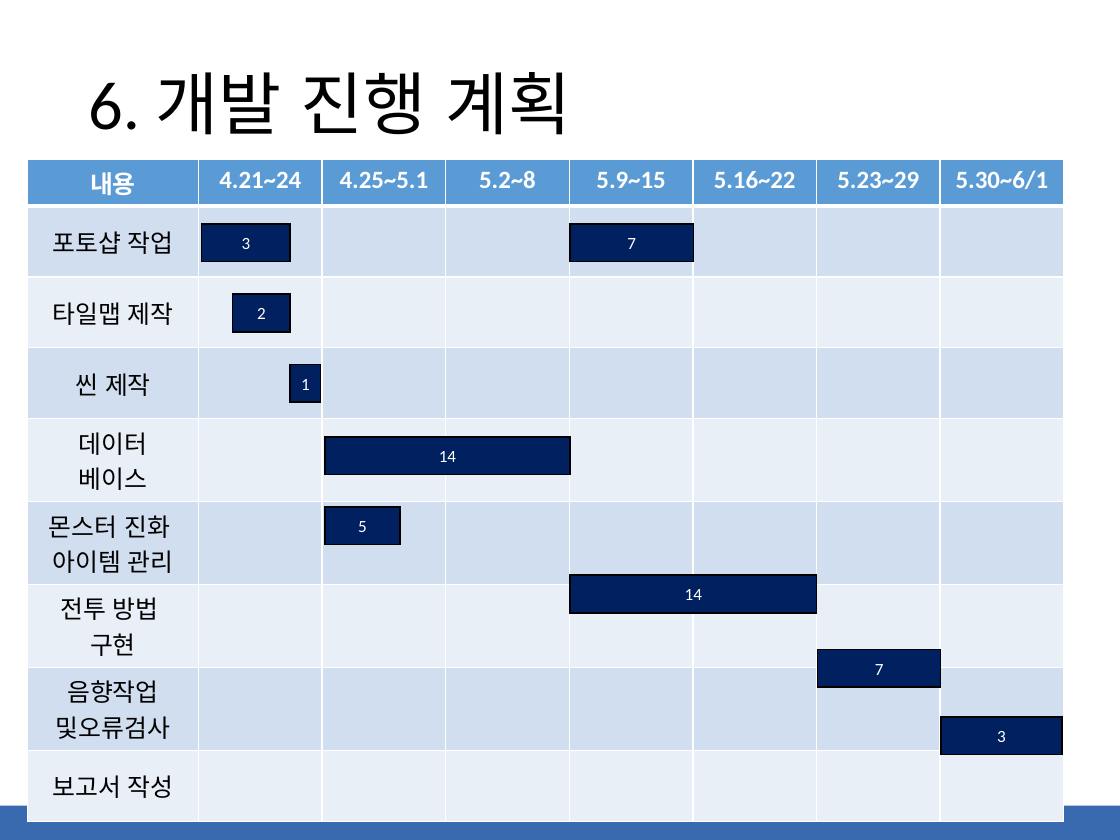
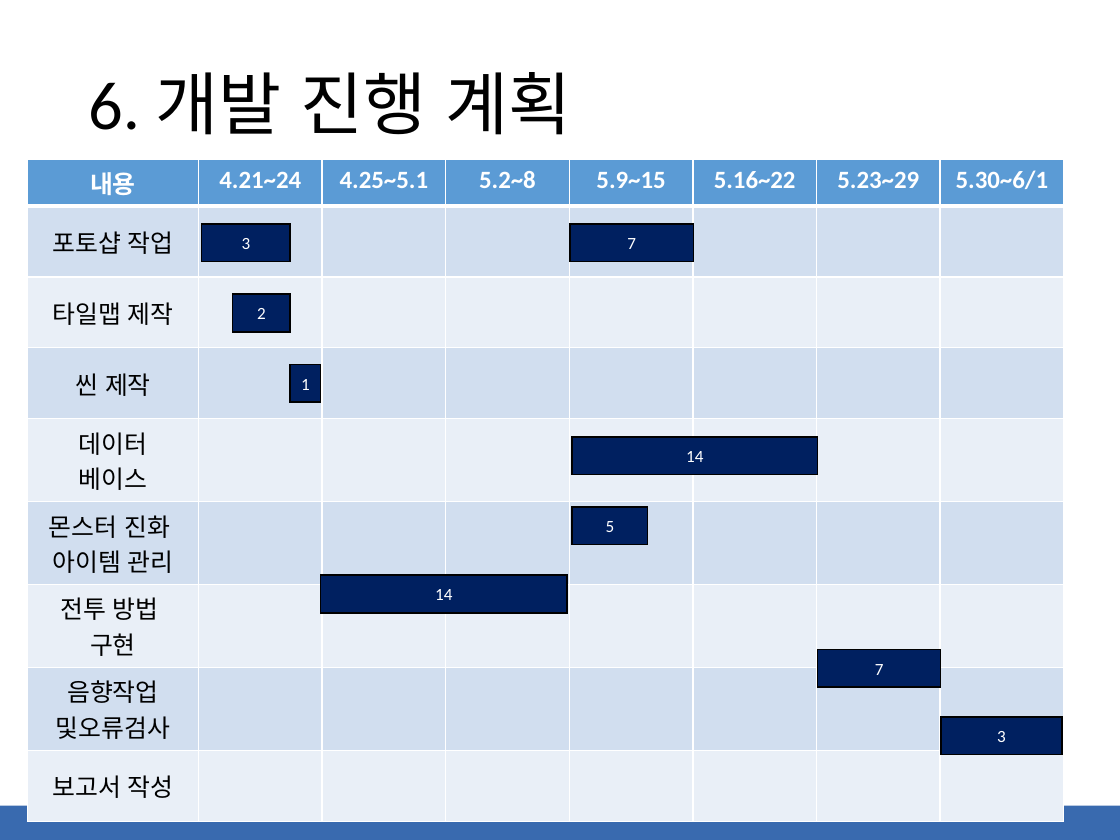
Before and after one commit to kimsibaek/cocos2d-x-work, a slide deck: slide 21 of 0000.Project/Resources/(수정중)게임개발서-스피리추얼 소울(Spiritual Soul ).pptx. Drawn at 1120x840 pixels with LibreOffice and Linux fonts; fonts in the diff are those of the drawing. Boxes give left, top, right and bottom in pixels: in the first picture for what was removed or moved away, otherwise in the second. Text is boxed around its words. In the diff, an @@ line names an element or a change of style, - is before the commit and + after.

```diff
--- a/0000.Project/Resources/(수정중)게임개발서-스피리추얼 소울(Spiritual Soul ).pptx
+++ b/0000.Project/Resources/(수정중)게임개발서-스피리추얼 소울(Spiritual Soul ).pptx
@@ rectangle "14": place and size @@
-rectangle "14" at box(325, 437, 570, 475)
+rectangle "14" at box(572, 437, 818, 475)
@@ rectangle "5": place and size @@
-rectangle "5" at box(325, 507, 400, 545)
+rectangle "5" at box(572, 507, 647, 545)
@@ rectangle "14": place and size @@
-rectangle "14" at box(570, 576, 816, 614)
+rectangle "14" at box(320, 576, 567, 614)
```
Also in this commit, not shown: 1 other slide changed, 31 other files.
